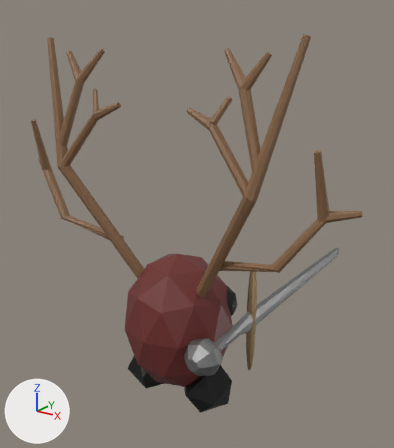
Renders of the Blender file public/models/azuki_king.blend from each side of a commit.
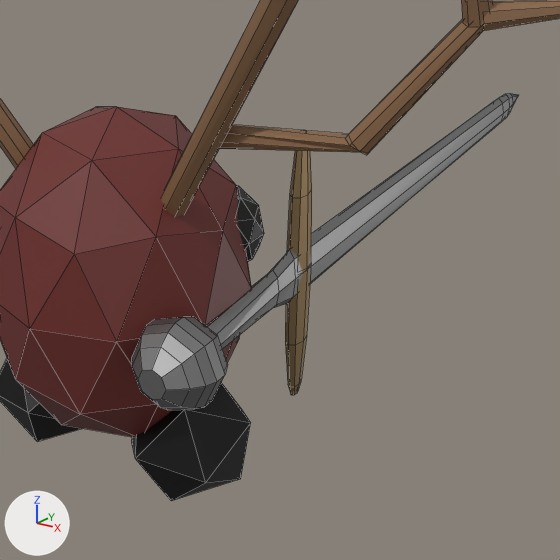
There are two pictures of each version: one whole from a camera (50 mm lens) standing at (5.35, -7.12, 6.14) and looking at (-0.71, 1.6, 2.69), one close up on the part from 33% to 91% of the width and 47% to 97% of the height. Every picture has the same lights, and +X, +Y and +Z are marked at lower left. The close-ups show mesh edges as thin lines.

The first close-up shows 'Body', 'Eye.R', 'Leg.L', 'Leg.R', 'Spear'.
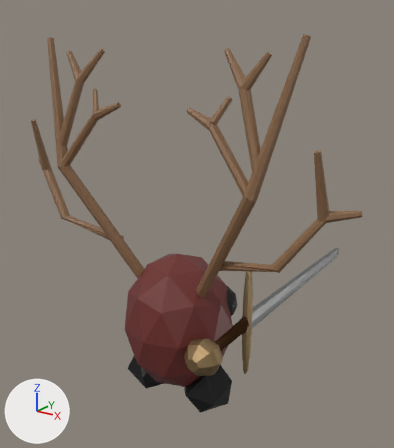
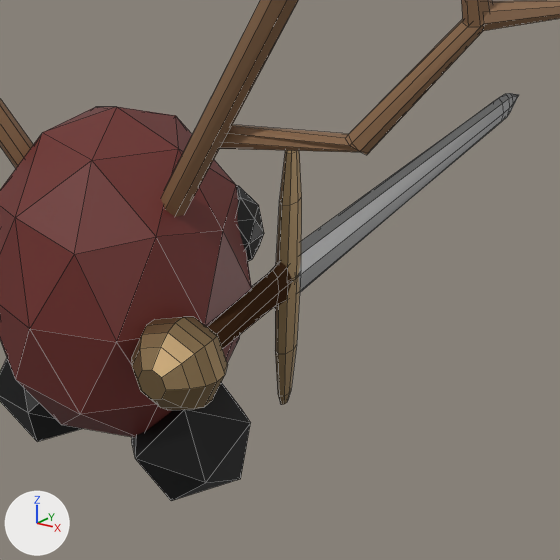
What changed in the scene script:
```text
Add mat_wood:
    mat_wood = principled_material('Wood')
    mat_wood.base_color = (0.0522, 0.023, 0.0101)  # brown #412a1a
    mat_wood.specular_ior_level = 0.0
Change me_circle_001:
    where me_circle_001.from_pydata(...)  # 168 vertices, 150 faces; spans x -3.9..3.9, y -12.8..13.2, z -22.3..-6.8
    used by ob_spear; location = (0.958, -3.741, 1.305); rotation_euler = (1.571, 0.0, 0.0), in degrees (90, 0, 0); scale = (0.084, 0.084, 0.413)
    me_circle_001 part 1: the loose piece of 32 vertices spanning x -0.9..0.9, y 0.1..13.2, z -11.8..-11.1 is moved by (0.0, 0.0, 0.4)
    me_circle_001 part 2: the loose piece of 32 vertices spanning x -0.9..0.9, y -12.8..0.3, z -11.8..-11.1 is moved by (0.0, 0.0, 0.4)
    me_circle_001 part 3: all 49 faces centred in x -3.3..3.3, y -3.2..3.2, z -8.1..-6.8 switch from mat_silver (grey #9c9c9c) to mat_gold (brown #aa8f67)
    me_circle_001 part 4: all 16 faces centred in x -0.9..0.9, y -1.9..1.9, z -10.8..-9.4 switch from mat_silver (grey #9c9c9c) to mat_wood (brown #412a1a)
```

Boxes (x1, y1, x2, y2) around the edits, measured in the close-ups (560 x 560 px; the box of a moved part takes in the faces that stretch with it):
'Spear', reshaped, recoloured (grey to brown): (131, 93, 519, 410) in both
part 1 of me_circle_001, moved or reshaped: before (287, 151, 312, 272); after (276, 150, 302, 280)
part 2 of me_circle_001, moved or reshaped: before (285, 266, 310, 395); after (275, 274, 300, 405)
part 3 of me_circle_001, recoloured (grey to brown): (131, 317, 228, 410) in both
part 4 of me_circle_001, recoloured (grey to brown): (207, 262, 293, 349) in both
